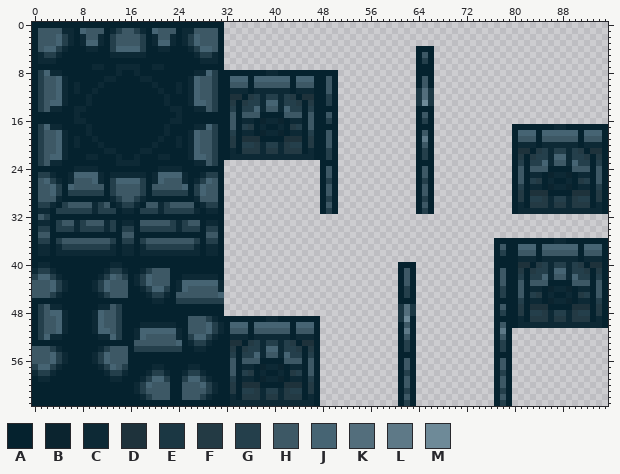
File history of a sprite sheet, src/main/resources/objects/soulbricktexture.png. The first picture shows the starting point.
The file is 192x128 pixels, drawn in blocks of 2x2; one block is one cell here. Colours within 5 levels of each other are drawn and written as one.
Palette (. is transparent): A #05222e  B #0b242f  C #0d2935  D #1e323b  E #1b3743  F #233a44  G #243f4b  H #3d5865  J #466473  K #536e7c  L #5e7987  M #6e8a98
Pixels before (only the part around the change), first column x 0:
 0 AAAAAAAAAAAAAAAAAAAAAAAAAAAAAAAA.......
 1 AHHHHCCAJHHHACGHHGCAJHHHACCHHHHA.......
 2 AHHHJGCACHHCAGHHHHGACHHCACGJHHHA.......
 3 AHHHJGCACJJCAGHHHHGACJJCACGJHHHA.......
 4 AHJJGCAAACCAAGJJJJGAACCAAACGJJHA.......
 5 ACGGCAAAAAAAACCCCCCAAAAAAAACGGCA.......
 6 ACCCAAAAAAAAAAAAAAAAAAAAAAAACCCA.......
 7 AAAAAAAAAACCAACCCCAACCAAAAAAAAAA.......
 8 AGJCCAAAAAAAAACAACAAAAAAAAACCJGAAAAAAAA
 9 AGHHJCAAAAAACCAAAACCAAAAAACJHHGAAJJJAJJ
10 AGHHJCACAAACAAAAAAAACAAACACJHHGAAHHHAHH
11 AGHHJCACAACAAAAAAAAAACAACACJHHGAACCCACC
12 AGHHJCAAACAAAAAAAAAAAACAAACJHHGAADDAFGC
13 AGHJJCAAACAAAAAAAAAAAACAAACJJHGAAFAFGGC
14 AGHCCAACCAAAAAAAAAAAAAACCAACCHGAAGAGGJC
15 AAAAAAACAAAAAAAAAAAAAAAACAAAAAAAAHAHHHA
16 AAAAAAACCAAAAAAAAAAAAAACCAAAAAAAAHACCAB
17 AGJCCAAAACAAAAAAAAAAAACAAAACCJGAAHAGFAC
18 AGHHJCAAACAAAAAAAAAAAACAAACJHHGAAGACCAB
19 AGHHJCACAACAAAAAAAAAACAACACJHHGAAFADDDA
20 AGHHJCACAAACAAAAAAAACAAACACJHHGAAFAGGFC
21 AGHHJCAAAAAACCAAAACCAAAAAACJHHGAACAFFFC
22 AGHJJCAAACCAAACAACAAACCAAACJJHGAACCCCCC
23 AGHCCAAAAAAAAACCCCAAAAAAAAACCHGA.......
24 AAAAAAACCCCAAAAAAAAAACCCCAAAAAAA.......
25 AGGCAACJJJJCACCCCCCACJJJJCAACGGA.......
26 AHJGCACHHHJCAGJJJJGACJHHHCACGJHA.......
27 AHHJGAJHHHHHAGHHHHGAHHHHHJAGJHHA.......
28 AHHJGAGGGGGGAGHHHHGAGGGGGGAGJHHA.......
29 AHHHCAAAAAAAACGHHGCAAAAAAAACHHHA.......
30 AGGCAGHHHHCGHACGGCAHHCGHHHHACGGA.......
31 ACCAGGGGGGCGGGACCAGGGCGGGGGCACCA.......
32 AHGAAAAAAAAAAAAAAAAAAAAAAAAAAAAA.......
33 ACCAGHHCGHHHCGACCAHHHHHGCGHHACCA.......
34 AGGAGGGCGGGGCGAGGAGGGGGGCGGGAGGA.......
35 AHHAAAAAAAAAAAAHHAAAAAAAAAAAAHHA.......
36 AGGAGHHHHHHHHGAGGAGHHHHHHHHGAGGA.......
37 ACCACGGGGGGGGCACCACGGGGGGGGCACCA.......
38 ACCACCCCCCCCCCACCACCCCCCCCCCACCA.......
39 AAAAAAAAAAAAAAAAAAAAAAAAAAAAAAAA.......
40 ACCAAAAAAAAAACCAAAAAAAAAAAAAAAAA.......
41 CGGCAAAAAAAACGGCAACGHHHAAAAAAAAA.......
42 GJJGCAAAAAACGJHGACGJHHHAACCCCCCA.......
43 HHHJGCAAAACGJHHHACGJHHHACJJJJJJC.......
44 HHHJGCAAAACGJHHHAACGJJGACJHHHHHC.......
45 HHHGCAAAAAACGHHHAAACGGCAHHHHHHHJ.......
46 AAAAAAAAAAAAAAAAAAAACCAAGGGGGGGG.......
47 AGHCCAAAAAACCHGAAAAAAAAAAAAAAAAA.......
48 AGHJJCAAAACJHHGAAAAAAAAAAAAAAAAA.......
49 AGHHJCAAAACJHHGAAAAAAAAAAAHHHGCAAAAAAAA
50 AGHHJCAAAACJHHGAAACCCCCCAAHHHJGCAJJJAJJ
51 AGHHJCAAAACJJHGAACJJJJJJCAHHHJGCAHHHAHH
52 AGJCCAAAAAACCJGAACJHHHHHCAGJJGCAACCCACC
53 AAAAAAAAAAAAAAAAAHHHHHHHJACGGCAAADDAFGC
54 HHHGCAAAAAACGHHHAGGGGGGGGAACCAAAAFAFGGC
55 HHHJGCAAAACGJHHHAAAAAAAAAAAAAAAAAGAGGJC
56 HHHJGCAAAACGJHHHAAAAAAAAAAAAAAAAAHAHHHA
57 GJJGCAAAAAACGJHGAAAACCAAAACCAAAAAHACCAB
58 CGGCAAAAAAAACGGCAAACGGCAACGGCAAAAHAGFAC
59 ACCAAAAAAAAAACCAAACGJJGAAGJJGCAAAGACCAB
60 AAAAAAAAAAAAAAAAACGJHHHAAHHHJGCAAFADDDA
61 AAAAAAAAAAAAAAAAACGHHHHAAHHHHGCAAFAGGFC
62 AAAAAAAAAAAAAAAAAACGHHHAAHHHGCAAACAFFFC
63 AAAAAAAAAAAAAAAAAAAAAAAAAAAAAAAAACCCCCC
And afterwards:
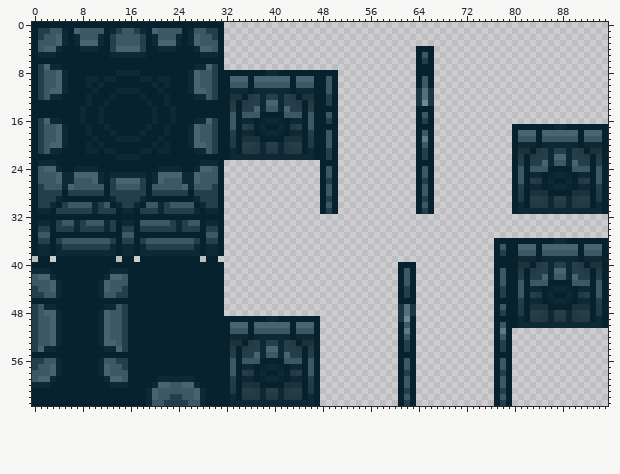
Edits made:
Changed rows in their new state; - is an unchanged pixel.
first column x 1:
 1 GG---AJH---------------HA---GG
 2 G---CACH--------------HCAC---G
 3 ----CACJ--------------JCAC----
 4 ---CA--C--------------C--AC---
 5 -CCA----------------------ACC-
 6 AAA------------------------AAA
 7 GJCC-----AA--AAAA--AA-----CCJG
 8 -HHJC---------CC---------CJHH-
 9 --------CC----------CC--------
10 ------A-C------------C-A------
11 --J---A------CCCC------A---J--
12 --CCA-------C----C-------ACC--
13 AAAAA------C------C------AAAAA
14 AAAA--A---C--------C---A--AAAA
15 ------AC--C--------C--CA------
16 GJCC--A---C--------C---A--CCJG
17 -HHJC------C------C------CJHH-
18 ------------C----C------------
19 ------A------CCCC------A------
20 --J---A-C------------C-A---J--
21 --CCA---CC----------CC---ACC--
22 AAAAA---AA----CC----AA---AAAAA
23 CC-A---------AAAA---------A-CC
24 HJJC----------------------CJJH
25 HHHJC--------------------CJHHH
26 -HHJC--------------------CJHH-
27 G-HHC--------------------CHH-G
28 GGG----------GGGG----------GGG
29 GGG-----------GG-----------GGG
32 AA----------------------------
first column x 0:
39 .--.----------.--.----------.--.
40 -AA----------AA-----------------
41 -CCA--------ACC---AAAAA---------
42 H--CA------AC-JH-AAAAAA--AAAAAA-
43 ----CA----AC-----AAAAAA-AAAAAAAA
44 G---CA----AC---G--AAAAA-AAAAAAAA
45 GG-H--------H-GG---AAAA-AAAAAAAA
46 --------------------AA--AAAAAAAA
47 GHC-A------A-CHG----------------
48 GHJ-CA----ACJ-HG----------------
49 GH-JCA----ACJ-HG----------AAAAA-
50 GH-JCA----ACJ-HG--AAAAAA--AAAAAA
51 GH-JCA----AC--HG-AAAAAAAA-AAAAAA
52 GHHJ--------JHHG-AAAAAAAA-AAAAA-
53 GHHJC------CJJHG-AAAAAAAA-AAAA--
54 GJCCA------ACCJG-AAAAAAAA--AA---
55 AAAAAA----AAAAAA----------------
56 GG-HCA----ACH-GG----------------
57 -HHJ--------JH------AA----AA----
58 HHHJC------CJHHH---AAAA--AAAA---
59 HJJC--------CJJH--AAACCCCCCAAA--
60 CCC----------CCC-AAACJJHHJJCAAA-
61 -----------------AACJ--HH--JCAA-
62 ------------------ACJ--GG--JCA--
63 -------------------CHHGGGGHHC---
Pixel boxes of the changes (left, top, right, bottom) in both pictures:
changed: (38, 28, 218, 220)
changed: (32, 256, 68, 388)
changed: (92, 256, 224, 406)
